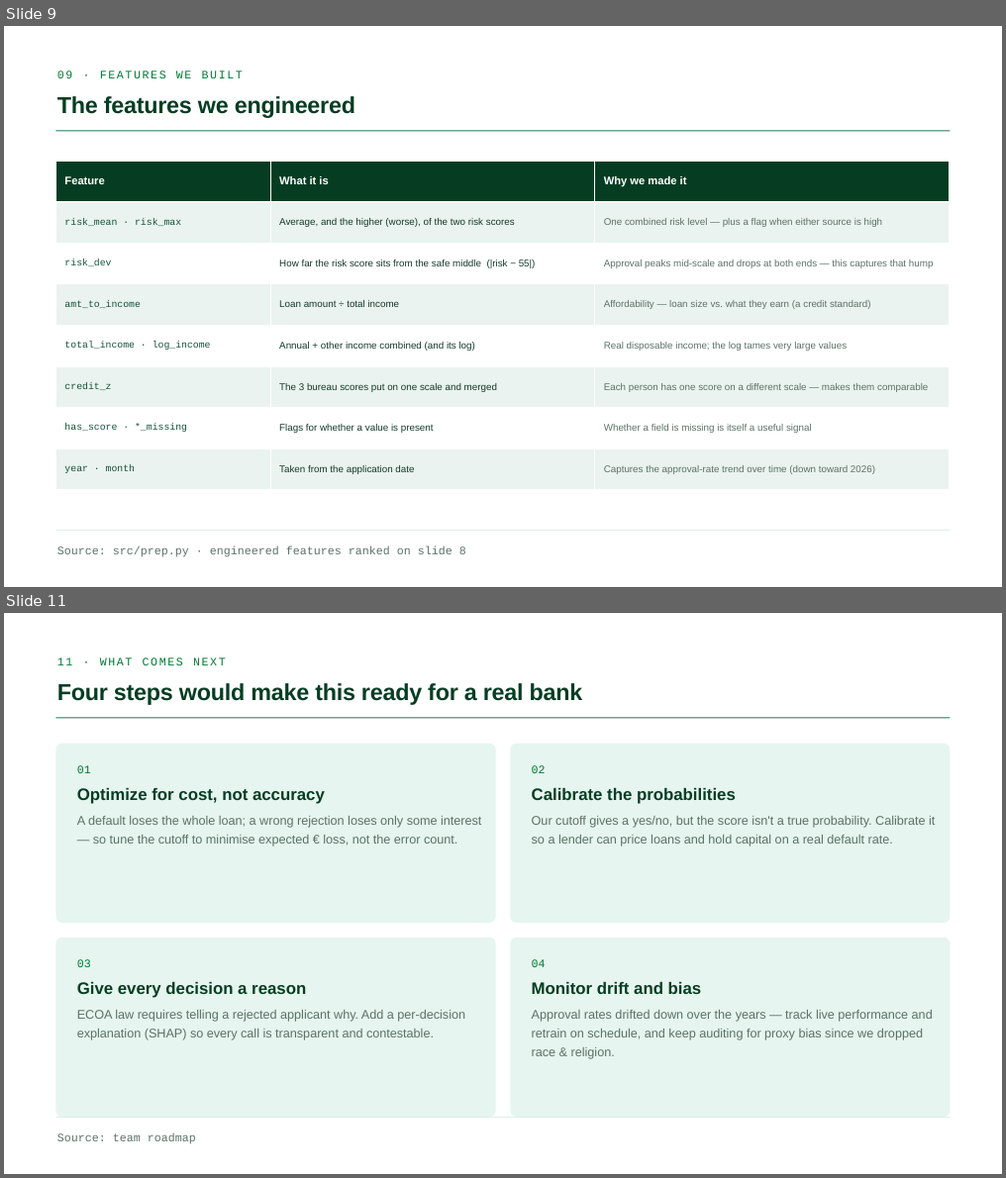
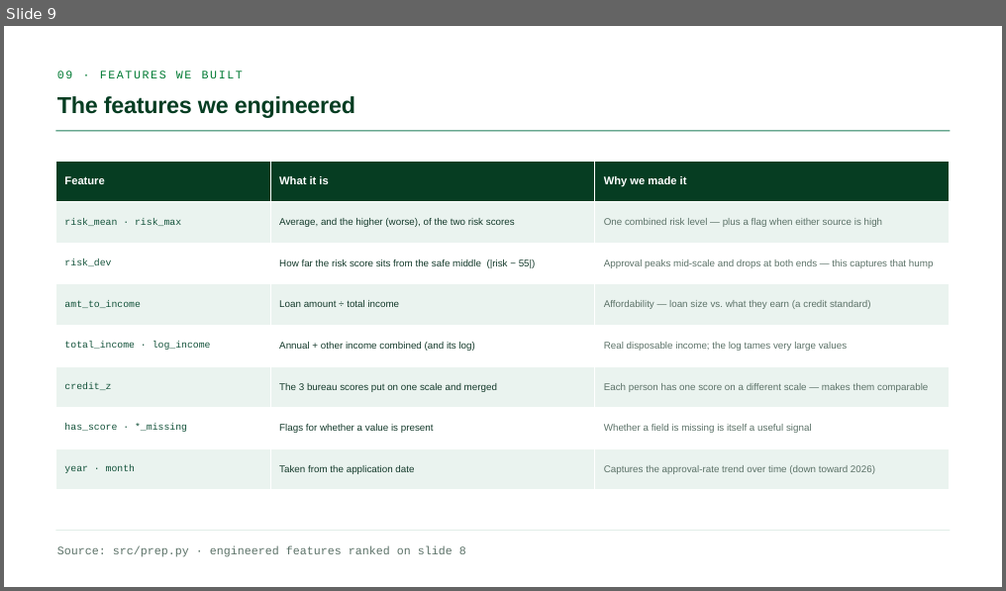
Before and after one commit to GianlucaBave/final-data-finance, a slide deck: presentation/Consulting_Finance_ML_Slides.pptx. Shown one above the other, each under a label of ours: slides 9 and 11 before the commit, slide 9 after it; the slides between them are not shown. The pictures are 1006x1178 and 1006x591 pixels, drawn with LibreOffice and Linux fonts; fonts in the diff are those of the drawing. Boxes give left, top, right and bottom in pixels: in the first picture for what was removed or moved away, otherwise in the second. Text is boxed around its words. In the diff, an @@ line names an element or a change of style, - is before the commit and + after.

```diff
--- a/presentation/Consulting_Finance_ML_Slides.pptx
+++ b/presentation/Consulting_Finance_ML_Slides.pptx
@@ slide 11 removed at (4, 613, 1002, 1174), background #FFFFFF @@
@@ text removed at (57, 658, 226, 665) @@
-11 · WHAT COMES NEXT
@@ text removed at (57, 683, 583, 705) @@
-Four steps would make this ready for a real bank
@@ rectangle removed at (55, 717, 950, 718) @@
@@ rounded rectangle removed at (55, 744, 495, 923) @@
@@ rounded rectangle removed at (511, 744, 950, 923) @@
@@ text removed at (77, 765, 91, 773) @@
-01
@@ text removed at (77, 788, 325, 804) @@
-Optimize for cost, not accuracy
@@ text removed at (532, 765, 546, 773) @@
-02
@@ text removed at (532, 788, 736, 804) @@
-Calibrate the probabilities
@@ text removed at (77, 816, 481, 847) @@
-A default loses the whole loan; a wrong rejection loses only some interest — so tune the cutoff to minimise expected € loss, not the error count.
@@ text removed at (532, 816, 935, 847) @@
-Our cutoff gives a yes/no, but the score isn't a true probability. Calibrate it so a lender can price loans and hold capital on a real default rate.
@@ rounded rectangle removed at (55, 938, 495, 1117) @@
@@ rounded rectangle removed at (511, 938, 950, 1117) @@
@@ text removed at (77, 959, 91, 967) @@
-03
@@ text removed at (532, 959, 546, 967) @@
-04
@@ text removed at (77, 982, 306, 998) @@
-Give every decision a reason
@@ text removed at (532, 982, 702, 994) @@
-Monitor drift and bias
@@ text removed at (77, 1010, 465, 1041) @@
-ECOA law requires telling a rejected applicant why. Add a per-decision explanation (SHAP) so every call is transparent and contestable.
@@ text removed at (532, 1010, 933, 1041) @@
-Approval rates drifted down over the years — track live performance and retrain on schedule, and keep auditing for proxy bias since we dropped race & religion.
@@ rectangle removed at (55, 1117, 950, 1118) @@
@@ text removed at (57, 1134, 196, 1145) @@
-Source: team roadmap
```
Also in this commit, not shown: 3 slides changed.
